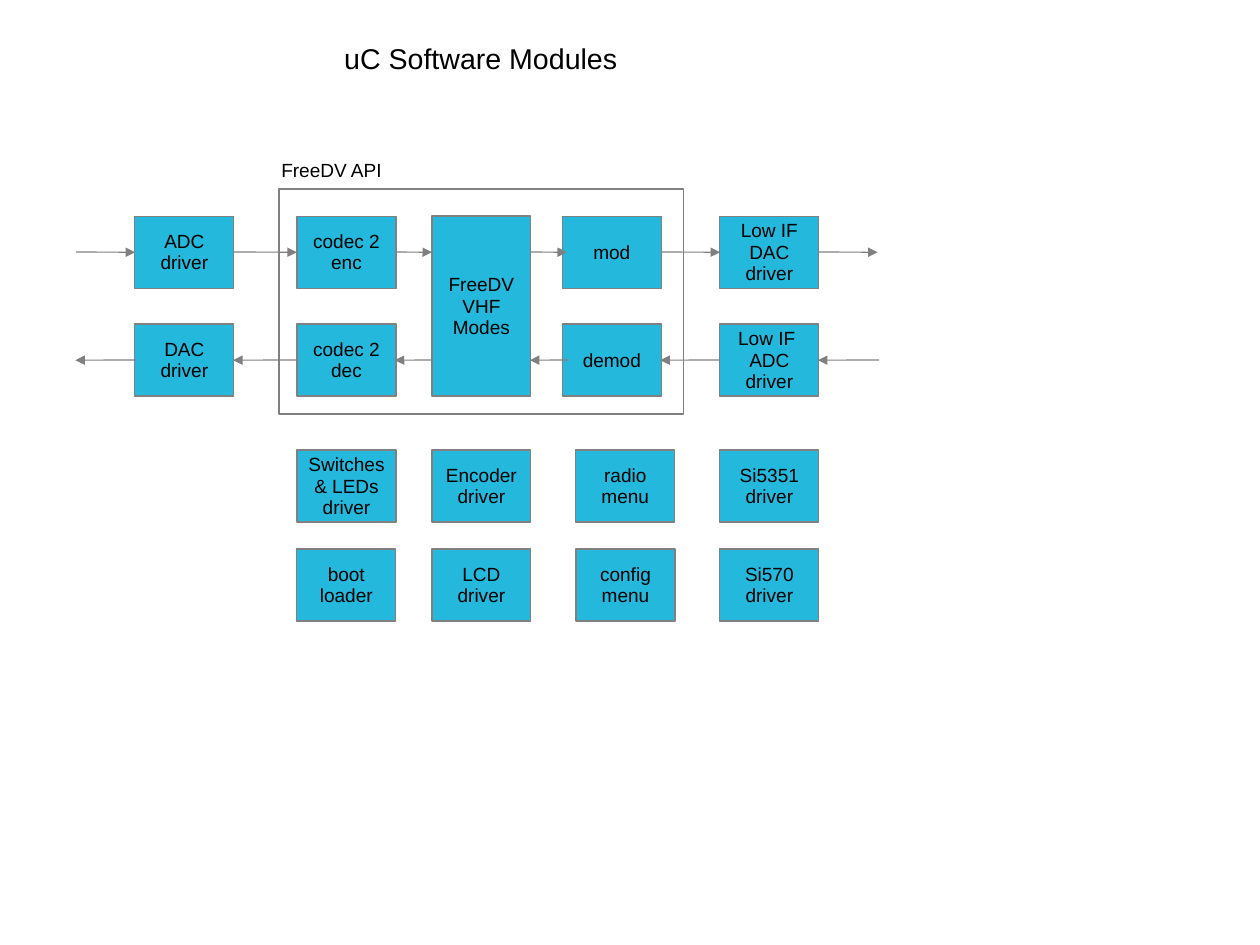
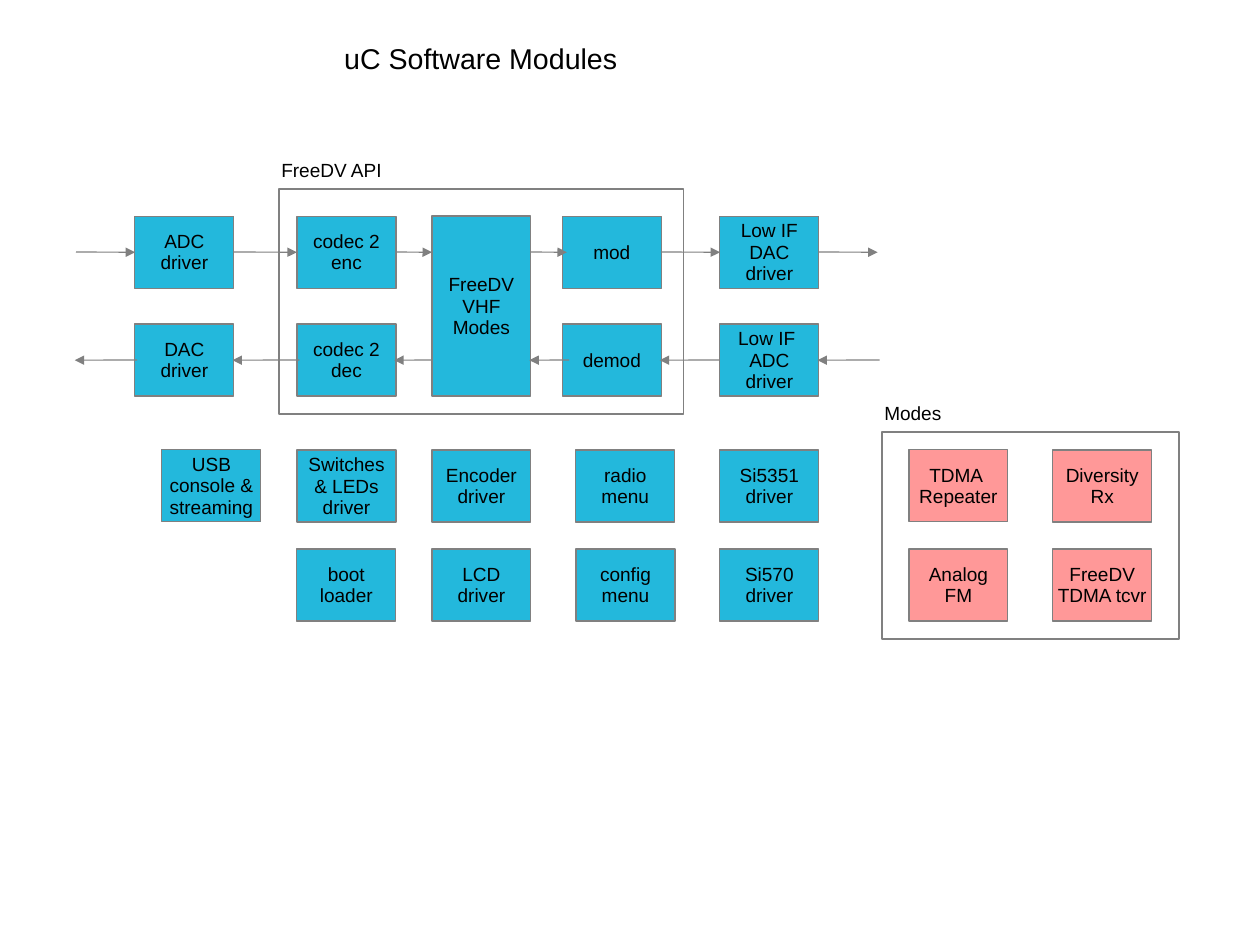
Before and after one commit to svn2github/Freetel, a slide deck: slide 2 of sm2000/doc/sm201- Block Diagram v0.1.ppt. Drawn at 1260x945 pixels with LibreOffice and Linux fonts; fonts in the diff are those of the drawing. Boxes give left, top, right and bottom in pixels: in the first picture for what was removed or moved away, otherwise in the second. Text is boxed around its words. In the diff, an @@ line names an element or a change of style, - is before the commit and + after.

```diff
--- a/sm2000/doc/sm201- Block Diagram v0.1.ppt
+++ b/sm2000/doc/sm201- Block Diagram v0.1.ppt
@@ text added at (884, 406, 941, 421), 12 pt, text #000000 @@
+Modes
@@ rectangle added at (883, 432, 1180, 639), outline #808080 0.74 pt @@
@@ rectangle added at (162, 450, 262, 523), fill #23B8DC, outline #808080 0.74 pt, 12 pt, text #000000 @@
+USB
+console &
+streaming
@@ rectangle added at (909, 450, 1008, 523), fill #FF3333 at 50% opacity, outline #808080 0.74 pt, 12 pt, text #000000 @@
+TDMA
+Repeater
@@ rectangle added at (1053, 450, 1153, 523), fill #FF3333 at 50% opacity, outline #808080 0.74 pt, 12 pt, text #000000 @@
+Diversity
+Rx
@@ rectangle added at (909, 549, 1008, 621), fill #FF3333 at 50% opacity, outline #808080 0.74 pt, 12 pt, text #000000 @@
+Analog
+FM
@@ rectangle added at (1053, 549, 1153, 621), fill #FF3333 at 50% opacity, outline #808080 0.74 pt, 12 pt, text #000000 @@
+FreeDV
+TDMA tcvr
```
Also in this commit, not shown: 1 other slide changed, 1 slide added, 2 other files.
